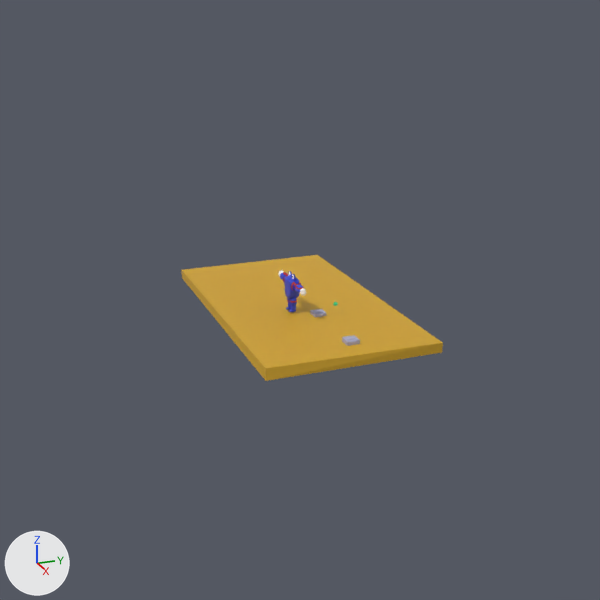
An edit to the Blender file resources/leo.blend, drawn before and after from the same camera.
Before and after are seen from the file's camera 'CameraFar'. Every picture has the same lights, and +X, +Y and +Z are marked at lower left.

The scene before the commit, as lines of its bpy script (objects in view):
```python
ob_body = bpy.data.objects.new('body', me_cube_003)
ob_body.location = (0.53, 0.23, 0.45)
ob_body.rotation_euler = (-3.142, 0.0, 0.0)  # degrees (-180, 0, 0)
ob_body.scale = (0.153, 0.102, 0.163)
ob_cube = bpy.data.objects.new('Cube', me_cube)
ob_cube.parent = ob_empty
ob_cube.location = (0.898, 0.261, -0.0651)
ob_cube.rotation_euler = (0.0, 0.0, -0.000448)  # degrees (0, 0, -0)
ob_cube.scale = (0.117, 0.117, 0.117)
ob_cube_002 = bpy.data.objects.new('Cube.002', me_cube_002)
ob_cube_002.parent = ob_empty_001
ob_cube_002.location = (0.898, 0.261, -0.0651)
ob_cube_002.scale = (0.117, 0.117, 0.117)
ob_plane = bpy.data.objects.new('Plane', me_plane)
ob_plane.location = (0.05, 0.5, -0.1)
ob_plane.scale = (0.572, 0.645, 1.0)
```
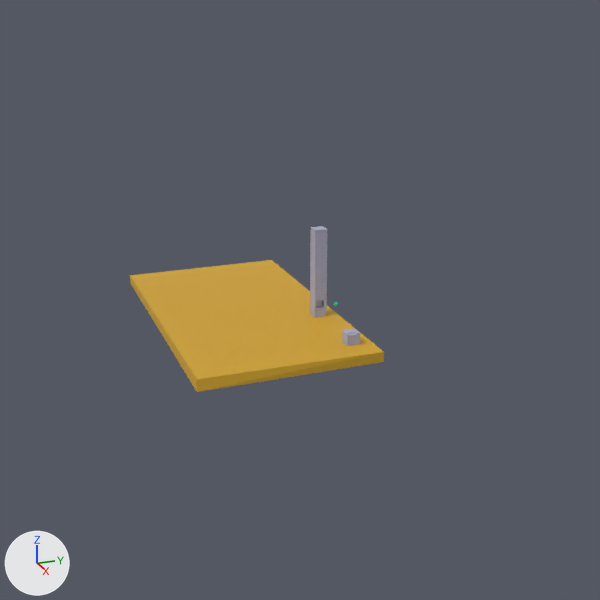
What differs and where, as boxes (x1, y1, x2, y2) in the pictures (600 x 600 px):
'Plane', moved: before (181, 255, 443, 381); after (130, 260, 384, 392)
'Cube', mesh rescaled, moved: before (310, 309, 326, 317); after (310, 226, 327, 318)
'body', hidden (blue): before (278, 271, 306, 312)
'Cube.002', moved: before (342, 335, 360, 346); after (342, 328, 360, 346)

The change, as a diff of the scene's bpy script:
```diff
--- a/resources/leo.blend.py
+++ b/resources/leo.blend.py
@@ me_cube @@
 me_cube.from_pydata(...)  # 8 vertices, 6 faces; spans x -1.0..1.0, y -1.0..1.0, z -1.0..1.0
 # used by ob_cube; parent = ob_empty; location = (0.898, 0.261, -0.0651); rotation_euler = (0.0, 0.0, -0.000448), in degrees (0, 0, -0); scale = (0.117, 0.117, 0.117)
+# me_cube part 1: the whole mesh is scaled about its middle by (1, 1, 7.31), then moved by (0.0, 0.0, 6.31)
 me_cube.materials.append(mat_material)
@@ ob_plane @@
 ob_plane = bpy.data.objects.new('Plane', me_plane)
-ob_plane.location = (0.05, 0.5, -0.1)
+ob_plane.location = (0.05, -0.63, -0.1)
 ob_plane.scale = (0.572, 0.645, 1.0)
@@ ob_cube @@
 ob_cube.matrix_parent_inverse = Matrix(((4.125, 0.0, 0.0, -3.479), (0.0, 4.125, 0.0, -1.263), (0.0, 0.0, 4.125, -1.163), (0.0, 0.0, 0.0, 1.0)))
-ob_cube.location = (0.898, 0.261, -0.0651)
+ob_cube.location = (0.898, 0.261, 0.0606)
 ob_cube.rotation_euler = (0.0, 0.0, -0.000448)  # degrees (0, 0, -0)
@@ ob_body @@
 ob_body.scale = (0.153, 0.102, 0.163)
+ob_body.hide_render = True
@@ ob_cube_002 @@
 ob_cube_002.matrix_parent_inverse = Matrix(((4.125, 0.0, 0.0, -3.479), (0.0, 4.125, 0.0, -1.263), (0.0, 0.0, 4.125, -1.163), (0.0, 0.0, 0.0, 1.0)))
-ob_cube_002.location = (0.898, 0.261, -0.0651)
+ob_cube_002.location = (0.898, 0.261, 0.0606)
 ob_cube_002.scale = (0.117, 0.117, 0.117)
```
